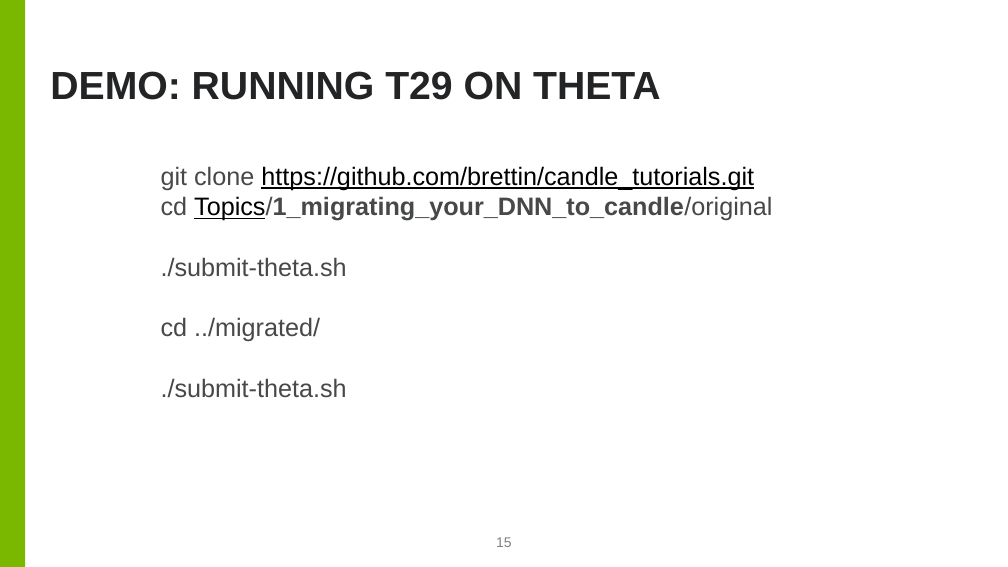
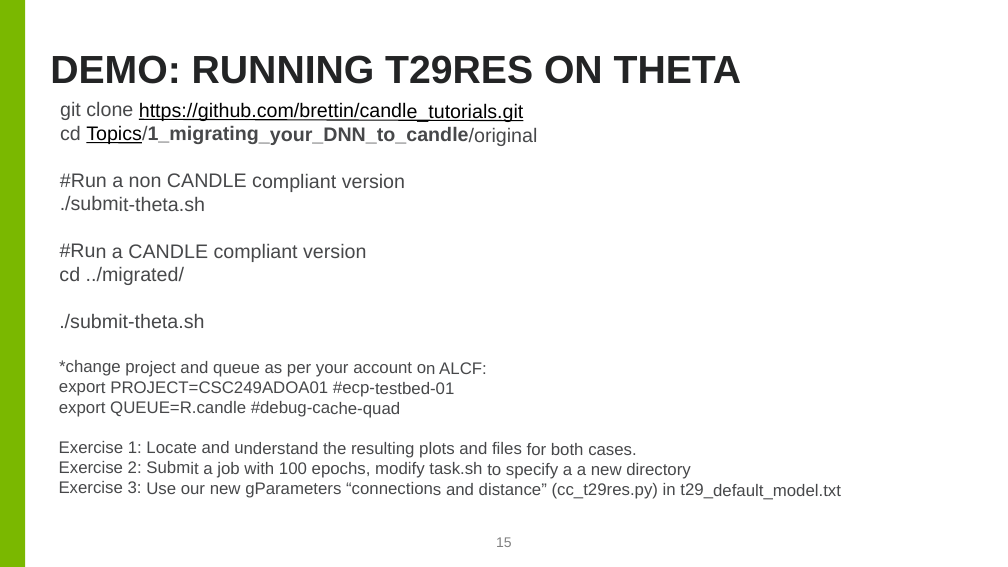
Before and after one commit to brettin/candle_tutorials, a slide deck: slide 15 of Topics/1_migrating_your_DNN_to_candle/CANDLE_Compliant_DNN.pptx. Drawn at 1008x567 pixels with LibreOffice and Linux fonts; fonts in the diff are those of the drawing; background and template pictures are left out. Boxes give left, top, right and bottom in pixels: in the first picture for what was removed or moved away, otherwise in the second. Text is boxed around its words. In the diff, an @@ line names an element or a change of style, - is before the commit and + after.

Commit message:
Add some exercise and data downloading step

```diff
--- a/Topics/1_migrating_your_DNN_to_candle/CANDLE_Compliant_DNN.pptx
+++ b/Topics/1_migrating_your_DNN_to_candle/CANDLE_Compliant_DNN.pptx
@@ text at bbox=[50, 55, 742, 84]: text changed @@
-DEMO: RUNNING T29 ON THETA
+DEMO: RUNNING T29RES ON THETA
@@ text "git clone https://github.com/brettin/candle_tutorials.git": place and size @@
-text "git clone https://github.com/brettin/candle_tutorials.git" at bbox=[161, 166, 772, 398]
+text "git clone https://github.com/brettin/candle_tutorials.git" at bbox=[59, 102, 841, 500]
@@ text at bbox=[59, 102, 538, 328]: size 18 to 14 pt in "git clone https://github.com/brettin/candle_tutorials.git", "cd Topics/1_migrating_your_DNN_to_candle/original", "./submit-theta.sh", "cd ../migrated/" and 1 more places @@
@@ text at bbox=[60, 173, 405, 192]: paragraph added @@
+#Run a non CANDLE compliant version
@@ text at bbox=[60, 243, 366, 262]: paragraph added @@
+#Run a CANDLE compliant version
@@ text at bbox=[59, 360, 841, 500]: paragraphs added @@
+*change project and queue as per your account on ALCF:
+export PROJECT=CSC249ADOA01 #ecp-testbed-01
+export QUEUE=R.candle #debug-cache-quad
+Exercise 1: Locate and understand the resulting plots and files for both cases.
+Exercise 2: Submit a job with 100 epochs, modify task.sh to specify a a new directory
+Exercise 3: Use our new gParameters “connections and distance” (cc_t29res.py) in t29_default_model.txt
```
Also in this commit, not shown: 6 other slides changed.
